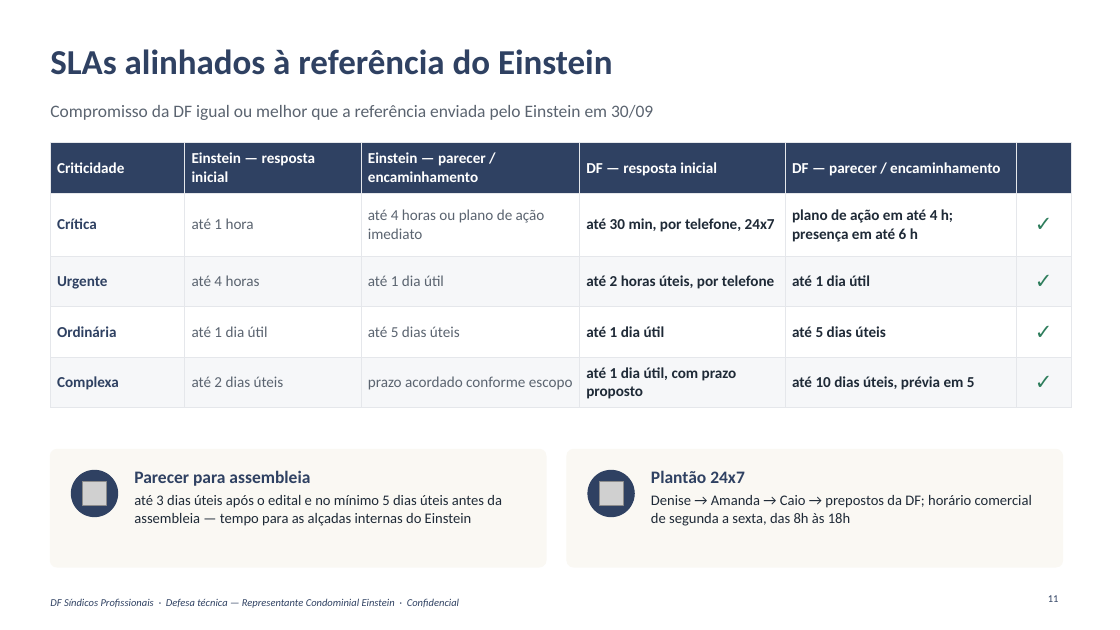
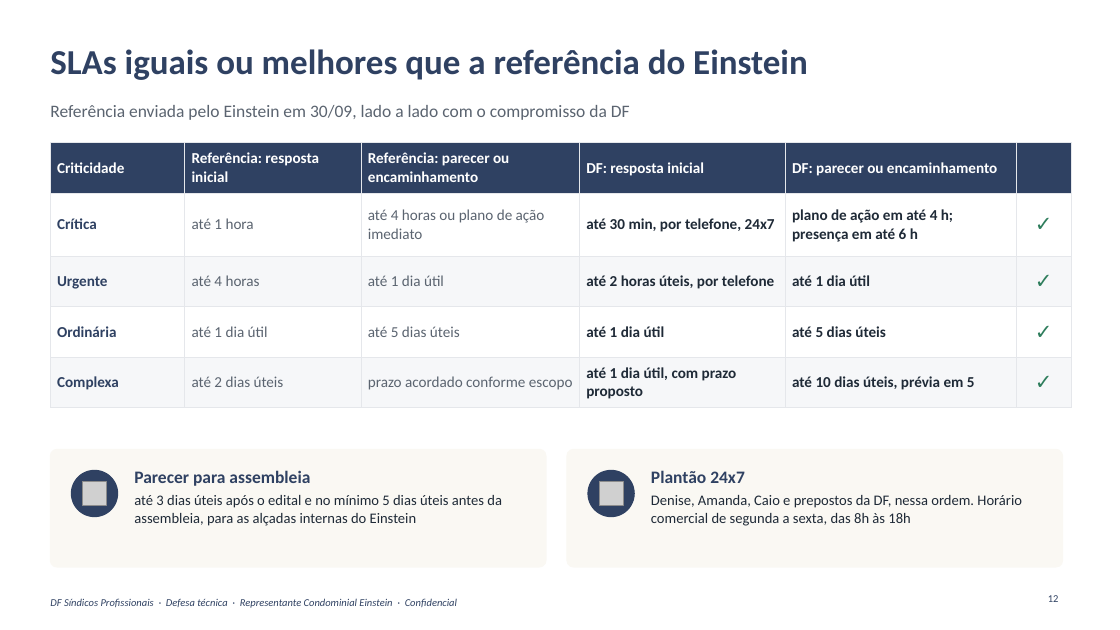
Before and after one commit to caiogavioli/Brainstorm, a slide deck: slide 12 of entregas/apresentacao-13-10/DF_Apresentacao_Einstein_13-10.pptx (slide 11 before the commit). Drawn at 1120x630 pixels with LibreOffice and Linux fonts; fonts in the diff are those of the drawing; grey boxes stand for pictures; background and template pictures are left out. Boxes give left, top, right and bottom in pixels: in the first picture for what was removed or moved away, otherwise in the second. Text is boxed around its words. In the diff, an @@ line names an element or a change of style, - is before the commit and + after.

```diff
--- a/entregas/apresentacao-13-10/DF_Apresentacao_Einstein_13-10.pptx
+++ b/entregas/apresentacao-13-10/DF_Apresentacao_Einstein_13-10.pptx
@@ title at [50, 49, 808, 80]: text changed @@
-SLAs alinhados à referência do Einstein
+SLAs iguais ou melhores que a referência do Einstein
@@ text at [50, 105, 630, 120]: text changed @@
-Compromisso da DF igual ou melhor que a referência enviada pelo Einstein em 30/09
+Referência enviada pelo Einstein em 30/09, lado a lado com o compromisso da DF
@@ table at [50, 143, 1071, 403] @@
-row 1: Criticidade | Einstein — resposta inicial | Einstein — parecer / encaminhamento | DF — resposta inicial | DF — parecer / encaminhamento | 
+row 1: Criticidade | Referência: resposta inicial | Referência: parecer ou encaminhamento | DF: resposta inicial | DF: parecer ou encaminhamento | 
@@ text at [134, 495, 502, 526]: text changed @@
-até 3 dias úteis após o edital e no mínimo 5 dias úteis antes da assembleia — tempo para as alçadas internas do Einstein
+até 3 dias úteis após o edital e no mínimo 5 dias úteis antes da assembleia, para as alçadas internas do Einstein
@@ text at [651, 495, 1022, 526]: text changed @@
-Denise → Amanda → Caio → prepostos da DF; horário comercial de segunda a sexta, das 8h às 18h
+Denise, Amanda, Caio e prepostos da DF, nessa ordem. Horário comercial de segunda a sexta, das 8h às 18h
@@ text at [50, 598, 457, 608]: text changed @@
-DF Síndicos Profissionais · Defesa técnica — Representante Condominial Einstein · Confidencial
+DF Síndicos Profissionais · Defesa técnica · Representante Condominial Einstein · Confidencial
```
Also in this commit, not shown: 24 other slides changed, 11 other files.
